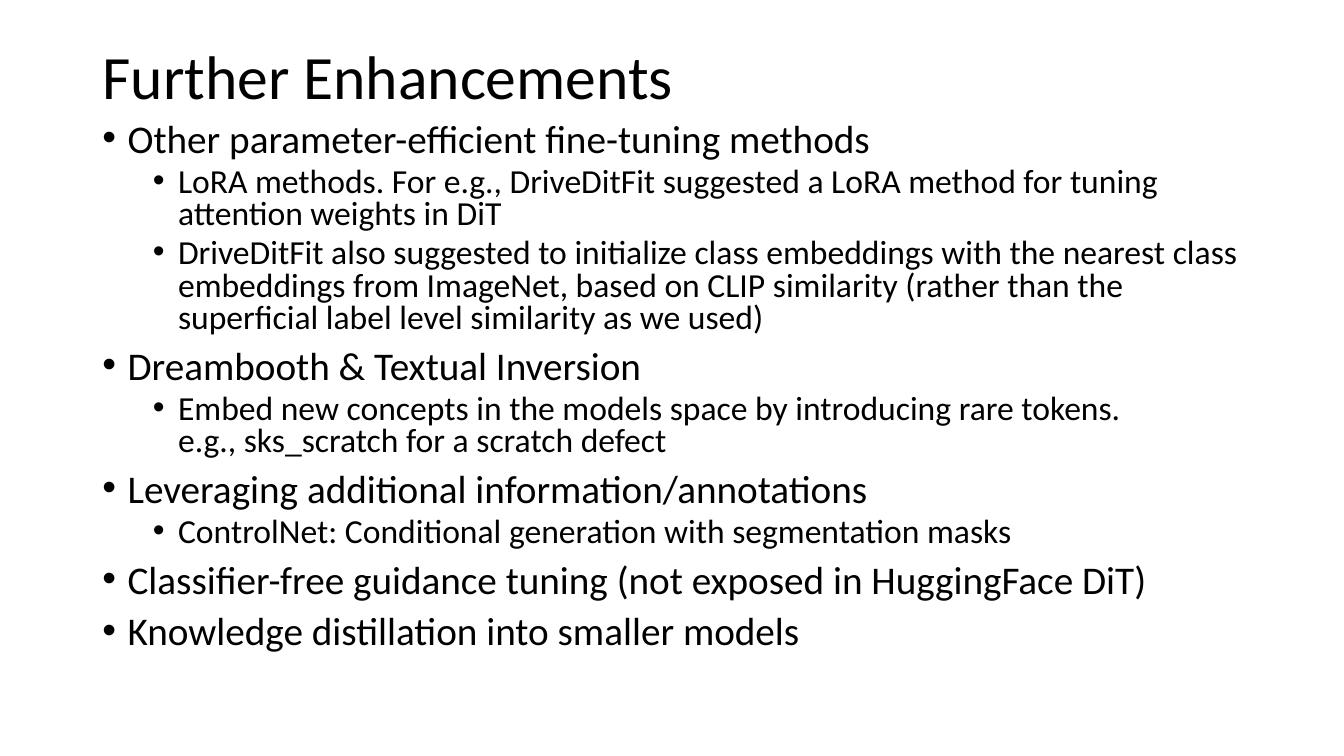
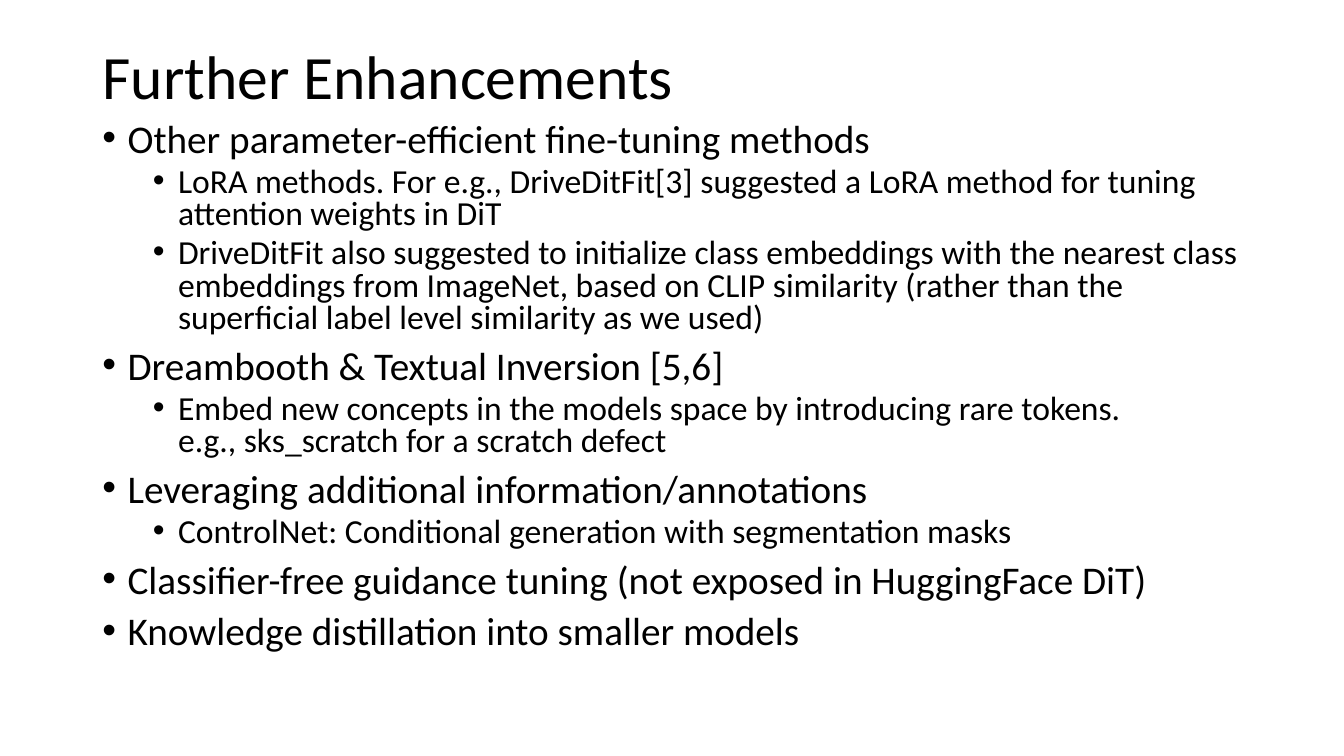
Before and after one commit to avadhutsardeshmukh/dit-finetune, a slide deck: slide 6 of AI_Challenge.pptx. Drawn at 1344x756 pixels with LibreOffice and Linux fonts; fonts in the diff are those of the drawing. Boxes give left, top, right and bottom in pixels: in the first picture for what was removed or moved away, otherwise in the second. Text is boxed around its words. In the diff, an @@ line names an element or a change of style, - is before the commit and + after.

Commit message:
minor changes to the slides

```diff
--- a/AI_Challenge.pptx
+++ b/AI_Challenge.pptx
@@ text at (x1=178, y1=168, x2=1196, y2=231): text changed @@
-  • LoRA methods. For e.g., DriveDitFit suggested a LoRA method for tuning attention weights in DiT
+  • LoRA methods. For e.g., DriveDitFit[3] suggested a LoRA method for tuning attention weights in DiT
@@ text at (x1=128, y1=351, x2=723, y2=386): text changed @@
-• Dreambooth & Textual Inversion
+• Dreambooth & Textual Inversion [5,6]
```
Also in this commit, not shown: 3 other slides changed, 1 slide added.
